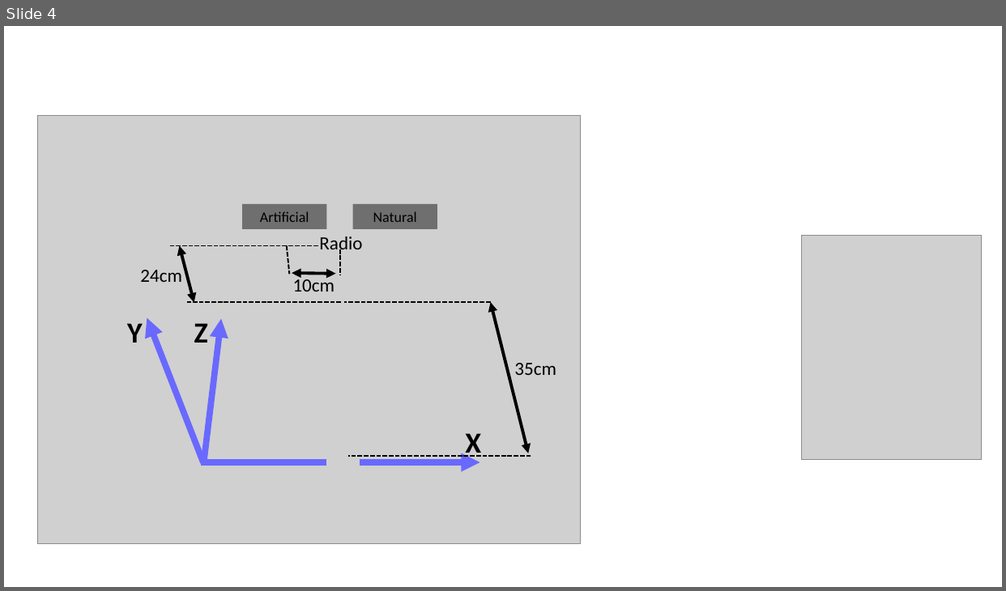
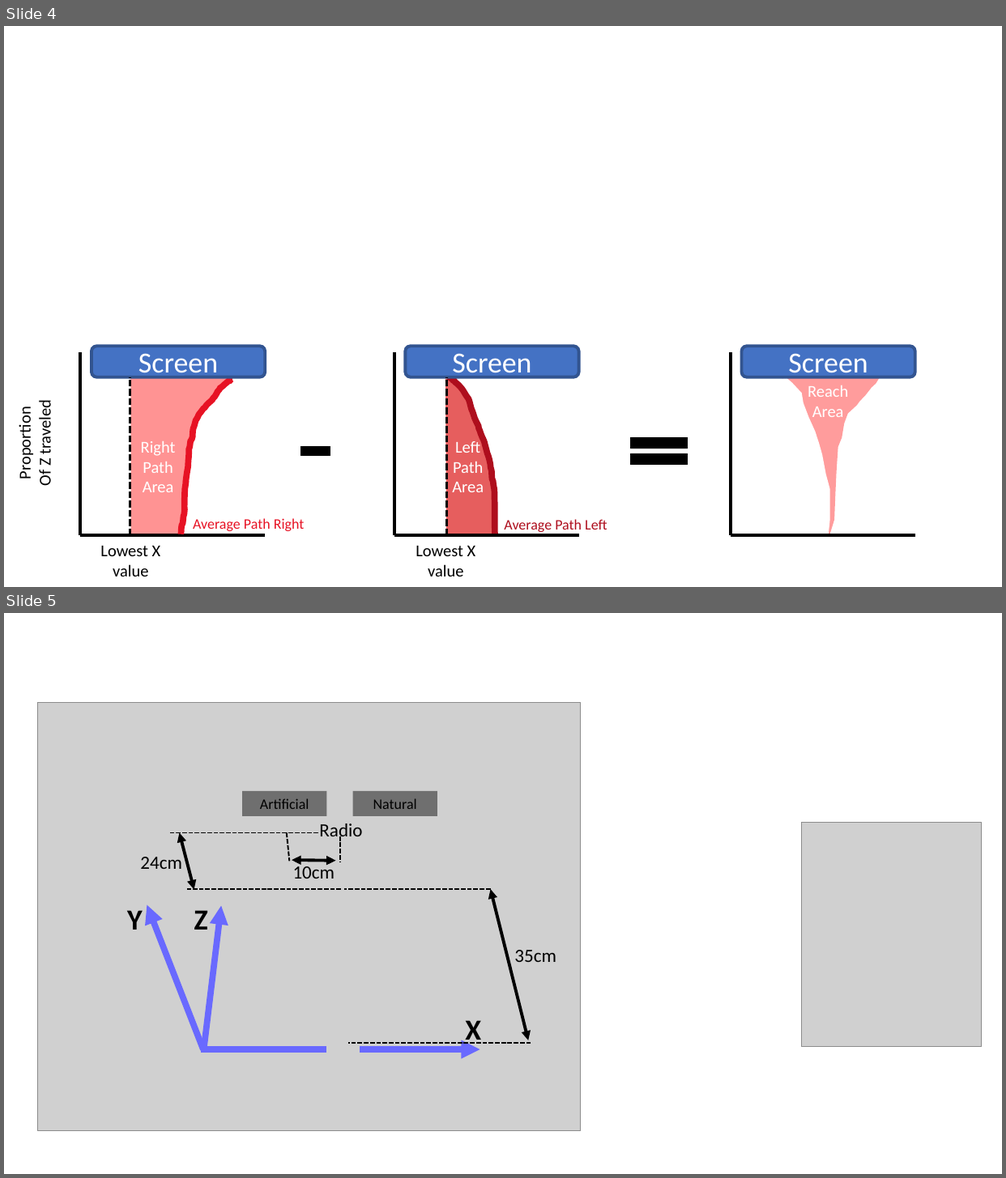
Before and after one commit to khenheller/subliminal_priming_w_motion_capture, a slide deck: presentation/exp birds eye veiw.pptx. Shown one above the other, each under a label of ours: slide 4 before the commit, slides 4 and 5 after it. The pictures are 1006x591 and 1006x1178 pixels, drawn with LibreOffice and Linux fonts; fonts in the diff are those of the drawing; grey boxes stand for pictures. Boxes give left, top, right and bottom in pixels: in the first picture for what was removed or moved away, otherwise in the second. Text is boxed around its words. In the diff, an @@ line names an element or a change of style, - is before the commit and + after.

```diff
--- a/presentation/exp birds eye veiw.pptx
+++ b/presentation/exp birds eye veiw.pptx
@@ slide 4 added at [4,26,1002,587], background #FFFFFF @@
@@ line added from (80, 535) to (80, 352), #000000 3 pt @@
@@ rounded rectangle added at [91,347,266,378], fill #4472C4, outline #325491 3 pt, 28 pt, text #FFFFFF @@
+Screen
@@ line added from (394, 535) to (394, 352), #000000 3 pt @@
@@ rounded rectangle added at [405,347,579,378], fill #4472C4, outline #325491 3 pt, 28 pt, text #FFFFFF @@
+Screen
@@ line added from (731, 535) to (731, 352), #000000 3 pt @@
@@ rounded rectangle added at [741,347,915,378], fill #4472C4, outline #325491 3 pt, 28 pt, text #FFFFFF @@
+Screen
@@ line added from (130, 535) to (130, 377), #000000 2.25 pt dashed @@
@@ freeform shape added at [130,377,229,536], fill #FF9393 @@
@@ freeform shape added at [181,379,233,535], outline #E71224 6 pt @@
@@ freeform shape added at [445,378,495,536], fill #E65E5E @@
@@ line added from (446, 535) to (446, 377), #000000 2.25 pt dashed @@
@@ freeform shape added at [449,377,495,535], outline #AE0E1D 6 pt @@
@@ freeform shape added at [781,378,830,536], fill #FFFFFF @@
@@ freeform shape added at [782,376,880,536], fill #FF0000 at 39% opacity @@
@@ text added at [808,386,848,417], 16 pt, text #FFFFFF @@
+Reach Area
@@ text added at [15,405,55,486], 16 pt, text #000000 @@
+Proportion
+Of Z traveled
@@ math minus added at [296,433,335,469], fill #000000, outline #000000 1 pt @@
@@ math equal added at [621,429,697,475], fill #000000, outline #000000 1 pt @@
@@ text added at [141,442,176,493], 16 pt, text #FFFFFF @@
+Right Path Area
@@ text added at [452,439,484,493], 16 pt, text #FFFFFF @@
+Left Path Area
@@ line added from (80, 535) to (266, 535), #000000 3 pt @@
@@ text added at [193,518,305,531], 14 pt, text #E71224 @@
+Average Path Right
@@ line added from (394, 535) to (579, 535), #000000 3 pt @@
@@ text added at [504,519,607,532], 14 pt, text #AE0E1D @@
+Average Path Left
@@ line added from (731, 535) to (915, 535), #000000 3 pt @@
@@ text added at [100,546,161,577], 16 pt, text #000000 @@
+Lowest X value
@@ text added at [415,546,476,577], 16 pt, text #000000 @@
+Lowest X value
@@ what was slide 4 is now slide 5 @@
```
Also in this commit, not shown: 1 slide changed, 5 other files.
